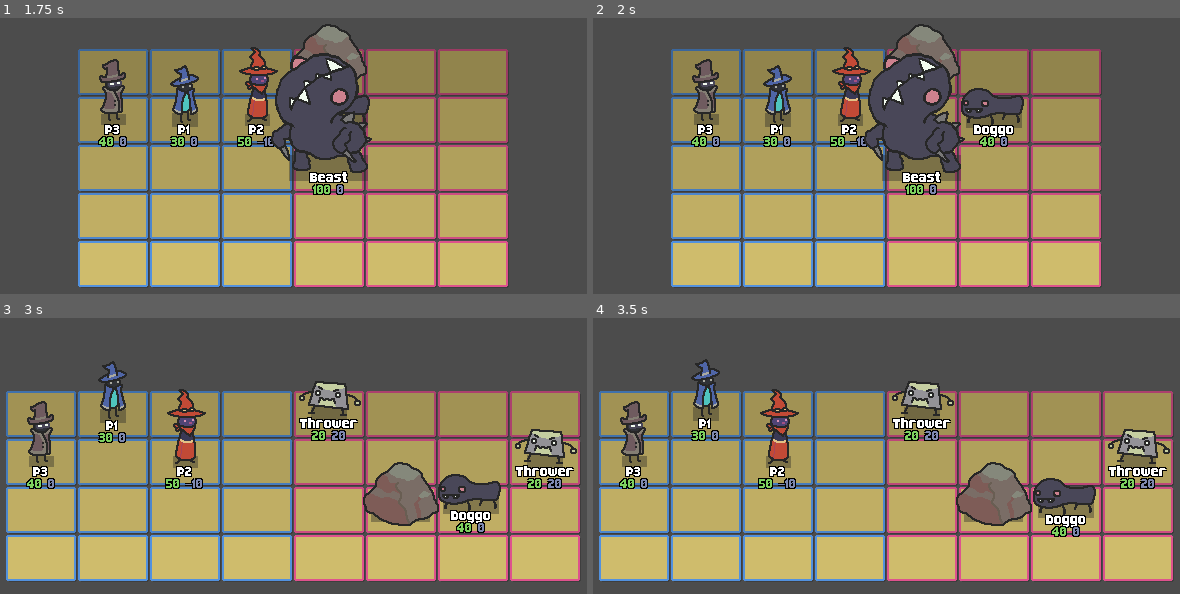
Above: before the commit, frames 1-4 (two rows, left to right).
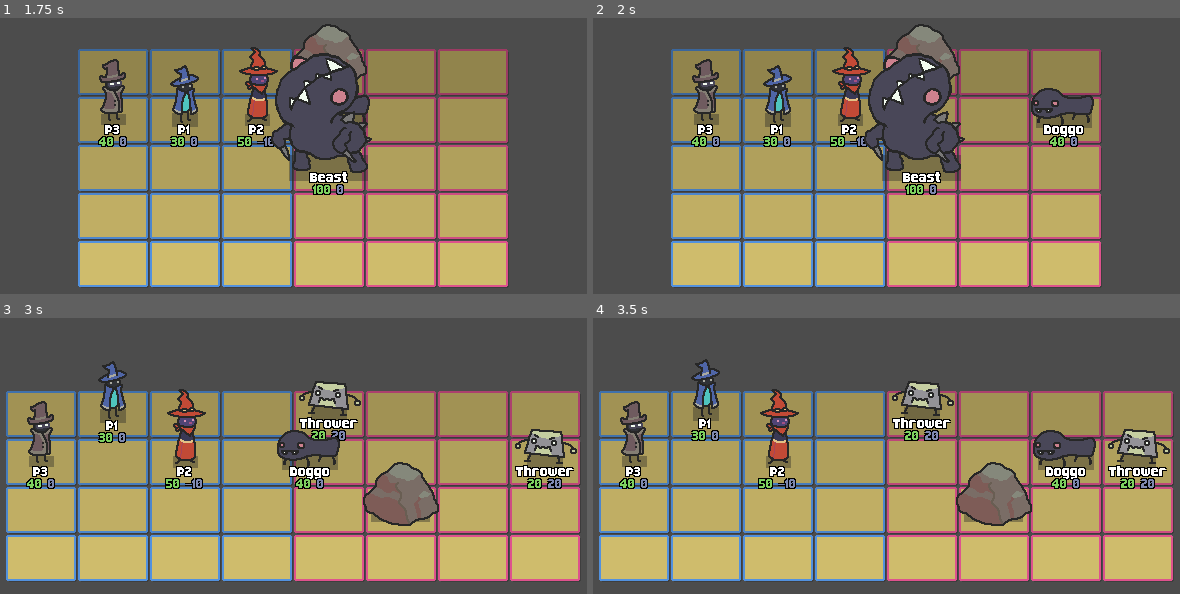
Above: after the commit, the same moments.

Repository: jakefriend-dev/Strata-G
Game: Godot game, scene res://combat/framing/BattleField.tscn
Two runs of this game, one before a commit and one after it. Both use one fixed random seed, a clock stepped at 60 frames per second and the inputs below.
Inputs:
- Up to frame 1 (1.75 s): tap Enter (player_complete) at 0.5 s; hold D (player_move_right) 0.53-1.28 s; tap 3 (dev_3) at 0.6, 1.55 s; tap Space at 1.25 s; hold S (player_move_down) from 1.28 s (still down); tap 1 (dev_1) at 1.35 s
- Up to frame 2 (2 s): keep holding S (player_move_down)
- Up to frame 3 (3 s): release S (player_move_down) at 2.03 s; hold D (player_move_right) 2.03-2.78 s; tap 2 (dev_2) at 2.1 s; tap 3 (dev_3) at 2.3, 2.85 s; hold W (player_move_up) from 2.78 s (still down)
- Up to frame 4 (3.5 s): keep holding W (player_move_up)

Frame 1 is identical in both runs. In frame 2, 3.2% of the frame differs, in the area x 62-86%, y 25-47%; in frame 3, 3.1%; in frame 4, 3.1%.

Commit message:
Reworked Doggo behaviour to be predictable

Diff:
--- a/GodotRoot/src/actors/Doggo.gd
+++ b/GodotRoot/src/actors/Doggo.gd
@@ -1,6 +1,8 @@
 extends Actor
 
-func ready_turn_actions():
+var last_movedir_y: int = 0
+
+func ready_turn_actions_OLD():
 	# Move 1 direction randomly
 	act.prep_random_move_actor(self)
 
@@ -13,3 +15,65 @@
 	act.start_action_queue(self)
 #	print(act.actionlog)
 	pass
+
+func ready_turn_actions():
+	# First: If we already have a viable enemy target, skip right to the attack without moving
+	var victim: Actor = act.find_first_PC_in_dir(coord, Vector2.LEFT)
+	if victim != null:
+
+		var need_to_charge: bool = victim.coord != (coord + Vector2.LEFT)
+
+		if need_to_charge:
+			act.prep_normal_move(self, Vector2.LEFT, true, true, true)
+		act.prep_simple_attack(self, false, false)
+		if need_to_charge:
+			act.prep_normal_move(self, Vector2.RIGHT, true, false, true)
+		print(name,": Can attack at start of turn, so simply doing so!")
+		act.start_action_queue(self)
+
+		return
+
+	# Second: If we DON'T have a viable enemy target, try to move up or down (prioritizing your logged movedir)
+	if last_movedir_y == 0: last_movedir_y = utils.negchance_int()
+	var can_move_vert: bool = true
+	var movedir: Vector2 = Vector2(0, last_movedir_y)
+
+	if !act.can_move_relative_vector(self, movedir): # If you can't move your preferred way, flip!
+		last_movedir_y *= -1
+		movedir = Vector2(0, last_movedir_y)
+		if !act.can_move_relative_vector(self, movedir):
+			can_move_vert = false
+
+	# Moving up/down is viable! Do so, then attempt to attack from that position
+	if can_move_vert:
+		act.prep_normal_move(self, movedir)
+
+		# If we CAN move, check if we could attack from the dest position
+		victim = act.find_first_PC_in_dir(coord + movedir, Vector2.LEFT)
+		if victim != null:
+			var need_to_charge: bool = victim.coord != (coord + Vector2.LEFT)
+
+			if need_to_charge:
+				act.prep_normal_move(self, Vector2.LEFT, true, true, true)
+			act.prep_simple_attack(self, false, false)
+			if need_to_charge:
+				act.prep_normal_move(self, Vector2.RIGHT, true, false, true)
+			print(name,": Moving up/down and THEN attacking")
+		else:
+			print(name,": Moving up/down, but can't attack after")
+			pass
+
+		act.start_action_queue(self)
+		return
+
+	# If we CAN'T move up or down, move forward or back (at random) and end your turn
+	var moptions: Array = act.vet_move_targetset(self, [Vector2.LEFT, Vector2.RIGHT])
+	if moptions.empty():
+		print(name,": Can't do nothing; skip!")
+		act.skip_turn(self)
+	else:
+		moptions.shuffle()
+		act.prep_normal_move(self, moptions[0])
+		print(name,": Moving left/right because couldn't move up/down")
+		act.start_action_queue(self)
+	pass
--- a/GodotRoot/src/masters/_ActionLib.gd
+++ b/GodotRoot/src/masters/_ActionLib.gd
@@ -214,6 +214,12 @@
 	actionlog.append(new_entry)
 	pass
 
+# TURN-RELATED MASTERS -----------------------------------------------------------------------------
+
+func skip_turn(actor: Actor):
+	start_action_queue(actor)
+	pass
+
 # PLAYER SHORTCUTS ---------------------------------------------------------------------------------
 
 func quick_player_move(actor: Actor, motion: Vector2, continuous: bool = false):
@@ -329,6 +335,21 @@
 
 # SUPPORT QUERIES ----------------------------------------------------------------------------------
 
+func vet_move_targetset(actor: Actor, og_options: Array, is_relative: bool = true, allowed_over_faction_lines: bool = false) -> Array:
+	var valid_options: Array = []
+
+	# We don't want to CHANGE the coord to be exact if relative, because they need to return the same way they were sent!
+	for coord in og_options: if coord is Vector2:
+		if is_relative:
+			if can_move_relative_vector(actor, coord, allowed_over_faction_lines):
+				valid_options.append(coord)
+		else:
+			if can_move_exact_vector(actor, coord, allowed_over_faction_lines):
+				valid_options.append(coord)
+
+	return valid_options
+	pass
+
 func can_move_relative_vector(actor: Actor, motion: Vector2, allowed_over_faction_lines: bool = false) -> bool:
 	return can_move_exact_vector(actor, actor.coord + motion, allowed_over_faction_lines)
 
@@ -369,6 +390,38 @@
 	return true
 	pass
 
+func find_first_PC_in_dir(og_coord: Vector2, dir: Vector2) -> Actor:
+	var result: Actor = find_first_actor_in_dir(og_coord, dir)
+	if result != null:
+		if result.faction == turn.factions.PLAYER:
+			return result
+
+	return null
+	pass
+
+func find_first_ENEMY_in_dir(og_coord: Vector2, dir: Vector2) -> Actor:
+	var result: Actor = find_first_actor_in_dir(og_coord, dir)
+	if result != null:
+		if result.faction == turn.factions.ENEMY:
+			return result
+
+	return null
+	pass
+
+func find_first_actor_in_dir(og_coord: Vector2, dir: Vector2) -> Actor:
+	var check_coord: Vector2 = og_coord
+
+	while true:
+		check_coord += dir
+		if !turn.grid_actors.has_cellv(check_coord):
+			break
+		var occupant: Actor = turn.grid_actors.get_cellv(check_coord)
+		if occupant != null:
+			return occupant
+
+	return null
+	pass
+
 func get_first_actor_by_name(nstring: String, must_be_alive: bool = true) -> Actor:
 	for a in actors.get_children(): if a is Actor:
 		if a.ofc_name == nstring:
--- a/GodotRoot/src/masters/_Utils.gd
+++ b/GodotRoot/src/masters/_Utils.gd
@@ -63,6 +63,11 @@
 		return -1.0
 	return 1.0
 
+func negchance_int() -> int:
+	if coin_flip():
+		return -1
+	return 1
+
 func get_rand_vecdir() -> Vector2:
 	var opts: Array = [Vector2.UP, Vector2.DOWN, Vector2.LEFT, Vector2.RIGHT]
 	opts.shuffle()
